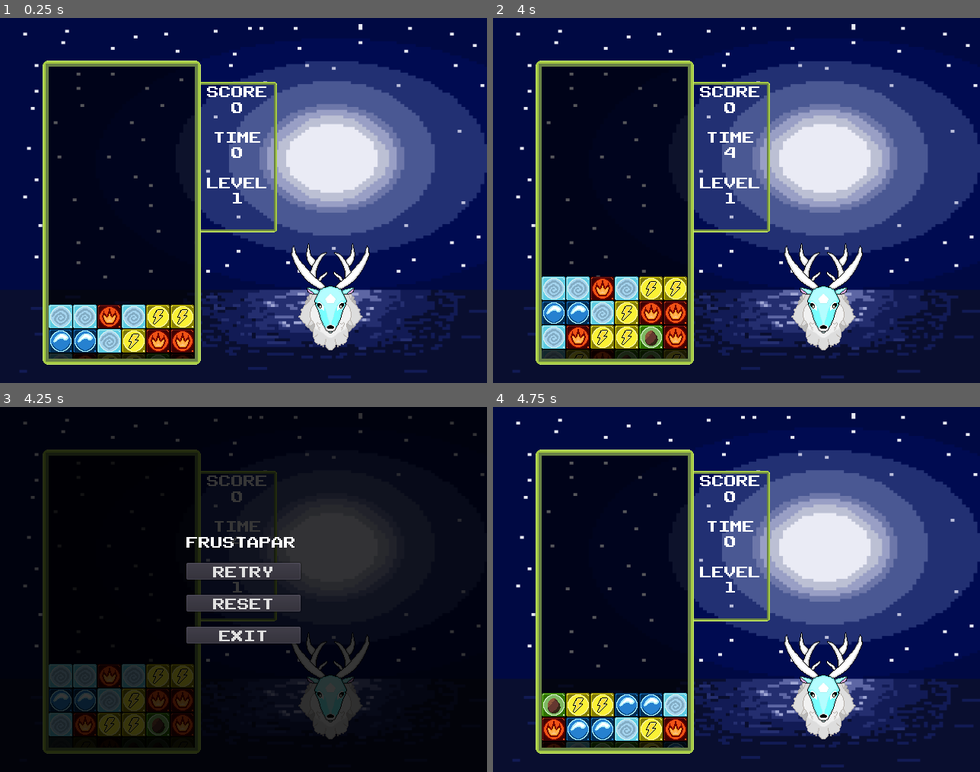
Above: before the commit, frames 1-4 (two rows, left to right).
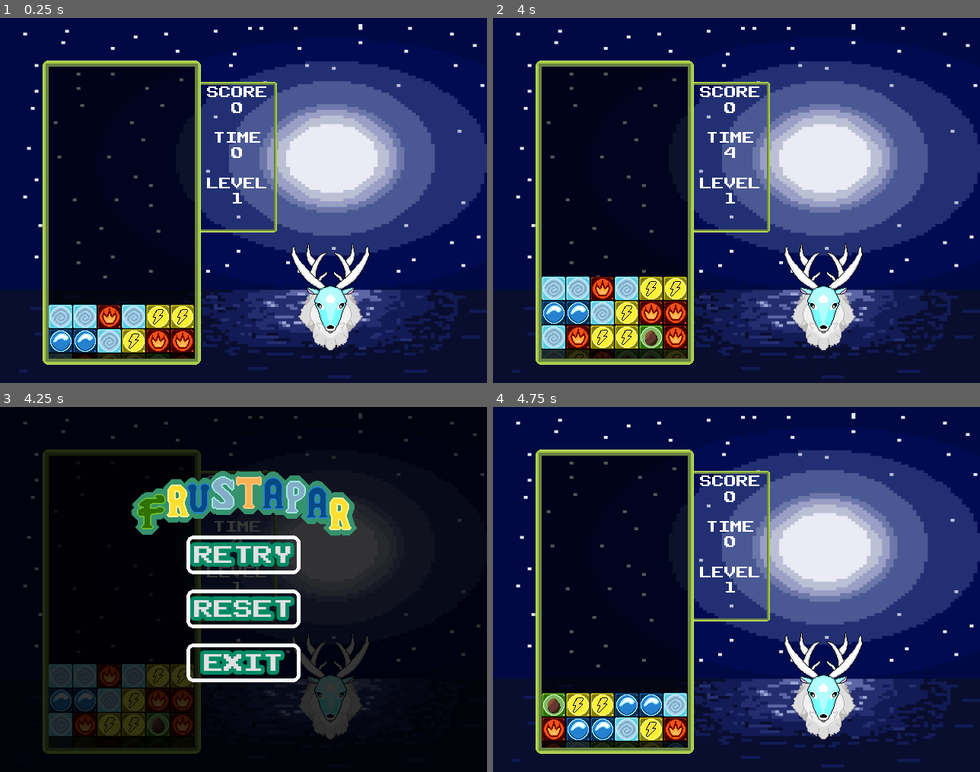
Above: after the commit, the same moments.

Repository: SomersetBlake/Frustapar
Game: Godot game, scene res://Game.tscn
Same seed, same stepped clock (60 frames per second), same inputs: the game is played once before the commit and once after it.
Inputs (mouse positions are in pixels of both pictures, inside the frame that each line leads up to):
- Up to frame 1 (0.25 s): no input
- Up to frame 2 (4 s): move the mouse to (843, 182) at 0.52 s; click (843, 182) at 0.67 s; move the mouse to (639, 218) at 1.27 s; click (639, 218) at 1.42 s; move the mouse to (785, 120) at 2.02 s; click (785, 120) at 2.17 s; move the mouse to (712, 273) at 2.77 s; click (712, 273) at 2.92 s; move the mouse to (882, 255) at 3.52 s; click (882, 255) at 3.67 s
- Up to frame 3 (4.25 s): tap Escape (pause) at 4.15 s
- Up to frame 4 (4.75 s): click "RETRY" at 4.25 s

Frames 1-2 are identical in both runs. In frame 3, 12% of the frame differs, in the area x 27-74%, y 17-76%; in frame 4, nothing differs.

Commit message:
Added pause and menu

Diff:
--- /dev/null
+++ b/FrustaparGame/Assets/MainScreenFontTheme.tres
@@ -0,0 +1,77 @@
+[gd_resource type="Theme" load_steps=7 format=2]
+
+[ext_resource path="res://Assets/PublicPixel-0W5Kv.ttf" type="DynamicFontData" id=1]
+
+[sub_resource type="StyleBoxFlat" id=11]
+bg_color = Color( 0, 0.470588, 0.141176, 0.584314 )
+draw_center = false
+border_width_left = 5
+border_width_top = 5
+border_width_right = 5
+border_width_bottom = 5
+border_color = Color( 1, 1, 1, 1 )
+corner_radius_top_left = 10
+corner_radius_top_right = 10
+corner_radius_bottom_right = 10
+corner_radius_bottom_left = 10
+anti_aliasing = false
+
+[sub_resource type="StyleBoxFlat" id=14]
+bg_color = Color( 0.0117647, 0.498039, 0.290196, 1 )
+border_width_left = 5
+border_width_top = 5
+border_width_right = 5
+border_width_bottom = 5
+border_color = Color( 0.262745, 0.564706, 0.266667, 1 )
+corner_radius_top_left = 10
+corner_radius_top_right = 10
+corner_radius_bottom_right = 10
+corner_radius_bottom_left = 10
+
+[sub_resource type="StyleBoxFlat" id=12]
+bg_color = Color( 0.027451, 0.443137, 0.266667, 0.729412 )
+border_width_left = 5
+border_width_top = 5
+border_width_right = 5
+border_width_bottom = 5
+border_color = Color( 0, 0.368627, 0.00392157, 1 )
+corner_radius_top_left = 10
+corner_radius_top_right = 10
+corner_radius_bottom_right = 10
+corner_radius_bottom_left = 10
+
+[sub_resource type="StyleBoxFlat" id=13]
+bg_color = Color( 0.0470588, 0, 0.470588, 0.584314 )
+draw_center = false
+border_width_left = 5
+border_width_top = 5
+border_width_right = 5
+border_width_bottom = 5
+border_color = Color( 0.0431373, 0.392157, 0.105882, 1 )
+corner_radius_top_left = 10
+corner_radius_top_right = 10
+corner_radius_bottom_right = 10
+corner_radius_bottom_left = 10
+anti_aliasing = false
+
+[sub_resource type="DynamicFont" id=9]
+size = 26
+outline_size = 5
+outline_color = Color( 0.0117647, 0.54902, 0.4, 1 )
+extra_spacing_top = 5
+extra_spacing_bottom = 10
+font_data = ExtResource( 1 )
+
+[resource]
+default_font = SubResource( 9 )
+Button/colors/font_color = Color( 0.88, 0.88, 0.88, 1 )
+Button/colors/font_color_disabled = Color( 0.9, 0.9, 0.9, 0.2 )
+Button/colors/font_color_focus = Color( 0.94, 0.94, 0.94, 1 )
+Button/colors/font_color_hover = Color( 0.94, 0.94, 0.94, 1 )
+Button/colors/font_color_pressed = Color( 1, 1, 1, 1 )
+Button/constants/hseparation = 0
+Button/styles/disabled = SubResource( 11 )
+Button/styles/focus = SubResource( 14 )
+Button/styles/hover = SubResource( 12 )
+Button/styles/normal = SubResource( 11 )
+Button/styles/pressed = SubResource( 13 )
--- a/FrustaparGame/Button.gd
+++ /dev/null
@@ -1,20 +0,0 @@
-extends Button
-
-
-# Declare member variables here. Examples:
-# var a: int = 2
-# var b: String = "text"
-
-
-# Called when the node enters the scene tree for the first time.
-func _ready() -> void:
-	pass # Replace with function body.
-
-
-# Called every frame. 'delta' is the elapsed time since the previous frame.
-#func _process(delta: float) -> void:
-#	pass
-
-
-func _on_Button_button_down() -> void:
-	Global.speed = 0
--- a/FrustaparGame/Clock.gd
+++ b/FrustaparGame/Clock.gd
@@ -1,19 +1,6 @@
 extends Label
 
-
-#onready var _timer = get_node("Timer")
-#
-#
-## Called when the node enters the scene tree for the first time.
-#func _ready() -> void:
-#	_timer.set_wait_time(0.25)
-#	_timer.set_one_shot(false)
-#	_timer.start()
 
 func _process(_delta: float) -> void:
 	if(fmod(Global.passedTime, 1) == 0):
 		self.text = String(Global.passedTime)
-
-
-#func _on_Timer_timeout() -> void:
-#	Global.passedTime += 0.25
--- a/FrustaparGame/Game.tscn
+++ b/FrustaparGame/Game.tscn
@@ -49,14 +49,6 @@
 
 [node name="Pause" parent="CanvasLayer2" instance=ExtResource( 15 )]
 
-[node name="PrototypeLayer" type="CanvasLayer" parent="."]
-layer = -100
-
-[node name="ColorRect" type="ColorRect" parent="PrototypeLayer"]
-anchor_right = 1.0
-anchor_bottom = 1.0
-color = Color( 0.152941, 0.156863, 0.345098, 1 )
-
 [node name="Grid" type="Node2D" parent="." groups=["Grid"]]
 position = Vector2( 64, 448 )
 script = ExtResource( 1 )
@@ -64,13 +56,13 @@
 [node name="CanvasLayer" type="CanvasLayer" parent="."]
 layer = -10
 
-[node name="FirstBackground23_07" type="Sprite" parent="CanvasLayer"]
+[node name="Background" type="Sprite" parent="CanvasLayer"]
 material = SubResource( 1 )
 position = Vector2( 320.5, 240.5 )
 scale = Vector2( 5.00781, 3.75781 )
 texture = ExtResource( 6 )
 
-[node name="ColorRect" type="ColorRect" parent="CanvasLayer"]
+[node name="GridBackground" type="ColorRect" parent="CanvasLayer"]
 margin_left = 64.0
 margin_top = 64.0
 margin_right = 256.0
--- a/FrustaparGame/GridMain.gd
+++ b/FrustaparGame/GridMain.gd
@@ -10,6 +10,7 @@
 
 func _ready():
 	Global.parent_node = self
+	Global.speed = Global.levelSpeed[Global.selectedLevel - 1]
 	position.y = Global.start_pos
 	grid_creator.create()
 	_timer = Timer.new()
@@ -54,6 +55,7 @@
 	repair_black_boxes()
 	grid_end.low_pieces()
 	grid_end.end_game()
+	print(Global.speed)
 
 
 func destroy_line():
@@ -73,6 +75,7 @@
 
 
 func create_line():
+	Global.start_pos = Global.start_pos - Global.size
 	Global.added_rows += 1
 	for x in Global.width:
 		var previous = Global.pieces_table[x][0]
--- /dev/null
+++ b/FrustaparGame/Scenes/MainScene.tscn
@@ -0,0 +1,114 @@
+[gd_scene load_steps=13 format=2]
+
+[ext_resource path="res://ScalingShader.gdshader" type="Shader" id=1]
+[ext_resource path="res://Assets/BackgroundMountainSimple.png" type="Texture" id=2]
+[ext_resource path="res://Assets/MainScreenFontTheme.tres" type="Theme" id=3]
+[ext_resource path="res://Assets/Borders/Elements_Border_Bottom.png" type="Texture" id=4]
+[ext_resource path="res://Assets/Borders/Elements_Border_Right.png" type="Texture" id=5]
+[ext_resource path="res://Assets/Borders/Elements_Border_Left.png" type="Texture" id=6]
+[ext_resource path="res://Assets/Borders/Elements_Border_top.png" type="Texture" id=7]
+[ext_resource path="res://Assets/FRUSTAPAR_TITLE_3.png" type="Texture" id=8]
+[ext_resource path="res://Scripts/TitleScreen.gd" type="Script" id=9]
+
+[sub_resource type="ShaderMaterial" id=1]
+shader = ExtResource( 1 )
+
+[sub_resource type="ShaderMaterial" id=3]
+shader = ExtResource( 1 )
+
+[sub_resource type="ShaderMaterial" id=4]
+shader = ExtResource( 1 )
+
+[node name="TitleScreen" type="Node2D"]
+
+[node name="Control" type="Control" parent="."]
+anchor_left = 0.5
+anchor_top = 0.5
+anchor_right = 0.5
+anchor_bottom = 0.5
+script = ExtResource( 9 )
+
+[node name="TextureRect" type="TextureRect" parent="Control"]
+modulate = Color( 0.968627, 0.988235, 0.654902, 1 )
+material = SubResource( 1 )
+anchor_right = 1.0
+anchor_bottom = 1.0
+margin_left = -1.0
+margin_right = 643.0
+margin_bottom = 481.0
+texture = ExtResource( 2 )
+expand = true
+
+[node name="ColorRect" type="ColorRect" parent="Control"]
+anchor_left = 0.5
+anchor_top = 0.5
+anchor_right = 0.5
+anchor_bottom = 0.5
+margin_left = 177.0
+margin_top = 167.0
+margin_right = 465.0
+margin_bottom = 434.0
+color = Color( 0.486275, 0.847059, 0.243137, 0.560784 )
+
+[node name="ElementsBorderBottom" type="Sprite" parent="Control/ColorRect"]
+position = Vector2( 144, 273 )
+scale = Vector2( 1.5, 1.5 )
+texture = ExtResource( 4 )
+
+[node name="ElementsBorderRight" type="Sprite" parent="Control/ColorRect"]
+material = SubResource( 3 )
+position = Vector2( 294, 133.082 )
+scale = Vector2( 1.5, 0.697488 )
+texture = ExtResource( 5 )
+
+[node name="ElementsBorderLeft" type="Sprite" parent="Control/ColorRect"]
+position = Vector2( -6, 133.477 )
+scale = Vector2( 1.5, 0.695431 )
+texture = ExtResource( 6 )
+
+[node name="ElementsBorderTop" type="Sprite" parent="Control/ColorRect"]
+position = Vector2( 144, -6 )
+scale = Vector2( 1.5, 1.5 )
+texture = ExtResource( 7 )
+
+[node name="VBoxContainer" type="VBoxContainer" parent="Control"]
+anchor_left = 0.5
+anchor_top = 0.5
+anchor_right = 0.5
+anchor_bottom = 0.5
+margin_left = 181.0
+margin_top = 185.341
+margin_right = 461.0
+margin_bottom = 416.341
+size_flags_vertical = 2
+size_flags_stretch_ratio = 1.16
+theme = ExtResource( 3 )
+custom_constants/separation = 26
+alignment = 1
+
+[node name="PlayButton" type="Button" parent="Control/VBoxContainer"]
+margin_top = 13.0
+margin_right = 280.0
+margin_bottom = 64.0
+text = "PLAY"
+
+[node name="SettingsButton" type="Button" parent="Control/VBoxContainer"]
+margin_top = 90.0
+margin_right = 280.0
+margin_bottom = 141.0
+text = "SETTINGS"
+
+[node name="QuitGame" type="Button" parent="Control/VBoxContainer"]
+margin_top = 167.0
+margin_right = 280.0
+margin_bottom = 218.0
+text = "EXIT"
+
+[node name="FrustaparTitle3" type="Sprite" parent="Control"]
+material = SubResource( 4 )
+position = Vector2( 317, 93 )
+scale = Vector2( 1.5, 1.5 )
+texture = ExtResource( 8 )
+
+[connection signal="button_up" from="Control/VBoxContainer/PlayButton" to="Control" method="_on_PlayButton_button_up"]
+[connection signal="button_up" from="Control/VBoxContainer/QuitGame" to="Control" method="_on_QuitGame_button_up"]
--- a/FrustaparGame/Scenes/Pause.tscn
+++ b/FrustaparGame/Scenes/Pause.tscn
@@ -1,9 +1,14 @@
-[gd_scene load_steps=5 format=2]
+[gd_scene load_steps=8 format=2]
 
-[ext_resource path="res://Assets/FontTheme.tres" type="Theme" id=1]
+[ext_resource path="res://ScalingShader.gdshader" type="Shader" id=1]
 [ext_resource path="res://Scripts/RetryButton.gd" type="Script" id=2]
 [ext_resource path="res://Scripts/Pause.gd" type="Script" id=3]
 [ext_resource path="res://Scripts/ResetButton.gd" type="Script" id=4]
+[ext_resource path="res://Assets/FRUSTAPAR_TITLE_3.png" type="Texture" id=5]
+[ext_resource path="res://Assets/MainScreenFontTheme.tres" type="Theme" id=6]
+
+[sub_resource type="ShaderMaterial" id=1]
+shader = ExtResource( 1 )
 
 [node name="Pause" type="Control"]
 pause_mode = 2
@@ -29,33 +34,33 @@
 margin_top = -71.0
 margin_right = 75.0
 margin_bottom = 71.0
-theme = ExtResource( 1 )
+theme = ExtResource( 6 )
 custom_constants/separation = 20
 
-[node name="Title" type="Label" parent="PauseScreen/Container"]
+[node name="RetryButton" type="Button" parent="PauseScreen/Container"]
 margin_right = 150.0
-margin_bottom = 16.0
-text = "FRUSTAPAR"
-
-[node name="RetryButton" type="Button" parent="PauseScreen/Container"]
-margin_top = 36.0
-margin_right = 150.0
-margin_bottom = 58.0
+margin_bottom = 51.0
 text = "RETRY"
 script = ExtResource( 2 )
 
 [node name="ResetButton" type="Button" parent="PauseScreen/Container"]
-margin_top = 78.0
+margin_top = 71.0
 margin_right = 150.0
-margin_bottom = 100.0
+margin_bottom = 122.0
 text = "RESET"
 script = ExtResource( 4 )
 
 [node name="ExitButton" type="Button" parent="PauseScreen/Container"]
-margin_top = 120.0
+margin_top = 142.0
 margin_right = 150.0
-margin_bottom = 142.0
+margin_bottom = 193.0
 text = "EXIT"
+
+[node name="FrustaparTitle3" type="Sprite" parent="PauseScreen"]
+material = SubResource( 1 )
+position = Vector2( 321, 127 )
+texture = ExtResource( 5 )
 
 [connection signal="button_up" from="PauseScreen/Container/RetryButton" to="PauseScreen/Container/RetryButton" method="_on_RetryButton_button_up"]
 [connection signal="button_up" from="PauseScreen/Container/ResetButton" to="PauseScreen/Container/ResetButton" method="_on_ResetButton_button_up"]
+[connection signal="button_up" from="PauseScreen/Container/ExitButton" to="." method="_on_ExitButton_button_up"]
--- /dev/null
+++ b/FrustaparGame/Scenes/PlaySettings.tscn
@@ -0,0 +1,177 @@
+[gd_scene load_steps=15 format=2]
+
+[ext_resource path="res://ScalingShader.gdshader" type="Shader" id=1]
+[ext_resource path="res://Assets/Borders/Elements_Border_Right.png" type="Texture" id=2]
+[ext_resource path="res://Assets/Borders/Elements_Border_top.png" type="Texture" id=3]
+[ext_resource path="res://Assets/Borders/Elements_Border_Bottom.png" type="Texture" id=4]
+[ext_resource path="res://Assets/Borders/Elements_Border_Left.png" type="Texture" id=5]
+[ext_resource path="res://Assets/FRUSTAPAR_TITLE_3.png" type="Texture" id=6]
+[ext_resource path="res://Assets/MainScreenFontTheme.tres" type="Theme" id=7]
+[ext_resource path="res://Assets/BackgroundMountainSimple.png" type="Texture" id=8]
+[ext_resource path="res://Scripts/LevelSelectButton.gd" type="Script" id=9]
+[ext_resource path="res://Scripts/PlaySettings.gd" type="Script" id=10]
+[ext_resource path="res://Scripts/StartGameSettings.gd" type="Script" id=11]
+
+[sub_resource type="ShaderMaterial" id=2]
+shader = ExtResource( 1 )
+
+[sub_resource type="ShaderMaterial" id=4]
+shader = ExtResource( 1 )
+
+[sub_resource type="ShaderMaterial" id=3]
+shader = ExtResource( 1 )
+
+[node name="PlaySettings" type="Node2D"]
+script = ExtResource( 10 )
+
+[node name="Control" type="Control" parent="."]
+anchor_left = 0.5
+anchor_top = 0.5
+anchor_right = 0.5
+anchor_bottom = 0.5
+script = ExtResource( 11 )
+
+[node name="TextureRect" type="TextureRect" parent="Control"]
+modulate = Color( 0.968627, 0.988235, 0.654902, 1 )
+material = SubResource( 2 )
+anchor_right = 1.0
+anchor_bottom = 1.0
+margin_left = -1.0
+margin_right = 643.0
+margin_bottom = 481.0
+texture = ExtResource( 8 )
+expand = true
+
+[node name="FrustaparTitle3" type="Sprite" parent="Control"]
+material = SubResource( 4 )
+position = Vector2( 317, 93 )
+scale = Vector2( 1.5, 1.5 )
+texture = ExtResource( 6 )
+
+[node name="Border" type="ColorRect" parent="Control"]
+anchor_left = 0.5
+anchor_top = 0.5
+anchor_right = 0.5
+anchor_bottom = 0.5
+margin_left = 185.0
+margin_top = 170.0
+margin_right = 473.0
+margin_bottom = 437.0
+color = Color( 0.486275, 0.847059, 0.243137, 0.560784 )
+
+[node name="ElementsBorderBottom" type="Sprite" parent="Control/Border"]
+position = Vector2( 144, 273 )
+scale = Vector2( 1.5, 1.5 )
+texture = ExtResource( 4 )
+
+[node name="ElementsBorderRight" type="Sprite" parent="Control/Border"]
+material = SubResource( 3 )
+position = Vector2( 294, 133.082 )
+scale = Vector2( 1.5, 0.697488 )
+texture = ExtResource( 2 )
+
+[node name="ElementsBorderLeft" type="Sprite" parent="Control/Border"]
+position = Vector2( -6, 133.477 )
+scale = Vector2( 1.5, 0.695431 )
+texture = ExtResource( 5 )
+
+[node name="ElementsBorderTop" type="Sprite" parent="Control/Border"]
+position = Vector2( 144, -6 )
+scale = Vector2( 1.5, 1.5 )
+texture = ExtResource( 3 )
+
+[node name="VBoxContainer" type="VBoxContainer" parent="Control/Border"]
+anchor_left = 0.5
+anchor_top = 0.5
+anchor_right = 0.5
+anchor_bottom = 0.5
+margin_left = -140.0
+margin_top = -115.5
+margin_right = 140.0
+margin_bottom = 115.5
+size_flags_vertical = 2
+size_flags_stretch_ratio = 1.16
+theme = ExtResource( 7 )
+custom_constants/separation = 26
+alignment = 1
+
+[node name="LevelSelect" type="Button" parent="Control/Border/VBoxContainer"]
+margin_top = 51.0
+margin_right = 280.0
+margin_bottom = 102.0
+text = "LEVEL"
+script = ExtResource( 9 )
+
+[node name="BackButton" type="Button" parent="Control/Border/VBoxContainer"]
+margin_top = 128.0
+margin_right = 280.0
+margin_bottom = 179.0
+text = "BACK"
+
+[node name="Level" type="ColorRect" parent="Control"]
+visible = false
+anchor_left = 0.5
+anchor_top = 0.5
+anchor_right = 0.5
+anchor_bottom = 0.5
+margin_left = 181.0
+margin_top = 153.0
+margin_right = 469.0
+margin_bottom = 420.0
+rect_scale = Vector2( 1e-05, 1e-05 )
+rect_pivot_offset = Vector2( 150, 150 )
+color = Color( 0.486275, 0.847059, 0.243137, 0.560784 )
+
+[node name="ElementsBorderBottom" type="Sprite" parent="Control/Level"]
+position = Vector2( 144, 273 )
+scale = Vector2( 1.5, 1.5 )
+texture = ExtResource( 4 )
+
+[node name="ElementsBorderRight" type="Sprite" parent="Control/Level"]
+material = SubResource( 3 )
+position = Vector2( 294, 133.082 )
+scale = Vector2( 1.5, 0.697488 )
+texture = ExtResource( 2 )
+
+[node name="ElementsBorderLeft" type="Sprite" parent="Control/Level"]
+position = Vector2( -6, 133.477 )
+scale = Vector2( 1.5, 0.695431 )
+texture = ExtResource( 5 )
+
+[node name="ElementsBorderTop" type="Sprite" parent="Control/Level"]
+position = Vector2( 144, -6 )
+scale = Vector2( 1.5, 1.5 )
+texture = ExtResource( 3 )
+
+[node name="VBoxContainer" type="VBoxContainer" parent="Control/Level"]
+anchor_left = 0.5
+anchor_top = 0.5
+anchor_right = 0.5
+anchor_bottom = 0.5
+margin_left = -140.0
+margin_top = -115.5
+margin_right = 140.0
+margin_bottom = 115.5
+size_flags_vertical = 2
+size_flags_stretch_ratio = 1.16
+theme = ExtResource( 7 )
+custom_constants/separation = 26
+alignment = 1
+
+[node name="SelectLevel" type="OptionButton" parent="Control/Level/VBoxContainer"]
+margin_top = 51.0
+margin_right = 280.0
+margin_bottom = 102.0
+theme = ExtResource( 7 )
+text = "LEVEL 1"
+
+[node name="PLAY" type="Button" parent="Control/Level/VBoxContainer"]
+margin_top = 128.0
+margin_right = 280.0
+margin_bottom = 179.0
+text = "PLAY"
+
+[connection signal="button_up" from="Control/Border/VBoxContainer/LevelSelect" to="Control/Border/VBoxContainer/LevelSelect" method="_on_LevelSelect_button_up"]
+[connection signal="button_up" from="Control/Border/VBoxContainer/BackButton" to="Control" method="_on_BackButton_button_up"]
+[connection signal="item_selected" from="Control/Level/VBoxContainer/SelectLevel" to="." method="_on_SelectLevel_item_selected"]
+[connection signal="button_up" from="Control/Level/VBoxContainer/PLAY" to="Control" method="_on_PLAY_button_up"]
--- a/FrustaparGame/Scripts/Create_Grid.gd
+++ b/FrustaparGame/Scripts/Create_Grid.gd
@@ -5,7 +5,6 @@
 
 func create():
 	matching_node = preload('res://Scripts/Matching.gd').new()
-	print("SomethingWorks")
 	randomize()
 	Global.pieces_table = create_array()
 	create_grid()
@@ -62,8 +61,3 @@
 			return false
 	else:
 		return false
-
-func write_something(pos: Vector2) -> Vector2:
-	print("Somethinhg")
-	print(pos.x)
-	return pos
--- a/FrustaparGame/Scripts/EndGame.gd
+++ b/FrustaparGame/Scripts/EndGame.gd
@@ -18,11 +18,11 @@
 
 			elif(win_line_node != Node2D):
 				if (Global.pieces_table[x][Global.height - 1].global_position.y >= win_line_node.rect_global_position.y):
-					Global.levelSpeed += 5
-					Global.speed = Global.levelSpeed
+
 		#			Global.gameEnded = true
 					Global.level += 1
 					Global.last_row = Global.added_rows + 2
+					Global.speed = Global.levelSpeed[Global.level - 1]
 					change_level()
 					win_line_node = Node2D
 
--- /dev/null
+++ b/FrustaparGame/Scripts/LevelSelectButton.gd
@@ -0,0 +1,12 @@
+extends Button
+
+
+
+func _on_LevelSelect_button_up():
+	var LevelSelect = get_node("../../../Level/")
+	var border = get_node("../../")
+	var tween := create_tween().set_trans(Tween.TRANS_BACK).set_ease(Tween.EASE_OUT)
+	tween.tween_property(border, "rect_position", Vector2(25,border.rect_position.y), 0.5 )
+	tween.parallel().tween_property(border, "rect_scale", Vector2(0.5,0.5), 0.5 )
+	LevelSelect.visible = true
+	tween.parallel().tween_property(LevelSelect, "rect_scale", Vector2(0.75,0.75), 0.75 )
--- a/FrustaparGame/Scripts/LevelText.gd
+++ b/FrustaparGame/Scripts/LevelText.gd
@@ -2,6 +2,7 @@
 
 
 func _ready() -> void:
+	Global.level = Global.selectedLevel
 	self.text = String(Global.level)
 
 func changeLevel():
--- a/FrustaparGame/Scripts/Matching.gd
+++ b/FrustaparGame/Scripts/Matching.gd
@@ -137,17 +137,16 @@
 		Global.stopped = true
 		Global.speed = 0
 		Global.waitTime = Global.passedTime + 4
-		print(Global.waitTime)
 		var glass = preload("res://Pieces/Hourglass.tscn").instance()
 		if(Global.exist_glass == false):
 			Global.parent_node.get_parent().add_child(glass)
 			glass.global_position = Vector2(348,305)
 			Global.exist_glass = true
 		yield(Global.parent_node.get_tree().create_timer(4),"timeout")
-		if(Global.stopped):
+		if(Global.stopped && is_instance_valid(glass)):
 			glass.queue_free()
 		Global.exist_glass = false
-		Global.speed = Global.levelSpeed
+		Global.speed = Global.levelSpeed[Global.level - 1]
 		Global.stopped = false
 
 
@@ -175,9 +174,10 @@
 func make_matchable():
 	for x in Global.width:
 		for y in Global.height:
-			if(typeof(Global.pieces_table[x][y]) == TYPE_OBJECT && Global.pieces_table[x][y] != null
-			&& Global.pieces_table[x][y].modulate != Color(0.2,0.2,0.2,1)):
-				Global.pieces_table[x][y].matchable = true
+			if(typeof(Global.pieces_table[x][y]) == TYPE_OBJECT && Global.pieces_table[x][y] != null &&
+			is_instance_valid(Global.pieces_table[x][y])):
+				if Global.pieces_table[x][y].modulate != Color(0.2,0.2,0.2,1):
+					Global.pieces_table[x][y].matchable = true
 
 
 #Changes pieces to empty pieces
--- a/FrustaparGame/Scripts/Movement.gd
+++ b/FrustaparGame/Scripts/Movement.gd
@@ -111,7 +111,8 @@
 
 func make_movable_down(x,y,t):
 	yield(Global.parent_node.get_tree().create_timer(t),"timeout")
-	Global.pieces_table[x][y].movable_down = true
+	if(is_instance_valid(Global.pieces_table[x][y])):
+		Global.pieces_table[x][y].movable_down = true
 
 func make_matchable():
 	var matching_node = preload('res://Scripts/Matching.gd').new()
--- a/FrustaparGame/Scripts/Pause.gd
+++ b/FrustaparGame/Scripts/Pause.gd
@@ -16,3 +16,22 @@
 	paused = value
 	scene_tree.paused = value
 	pause_screen.visible = value
+
+
+func _on_ExitButton_button_up():
+	var ev = InputEventAction.new()
+	ev.action = "pause"
+	ev.pressed = true
+	Input.parse_input_event(ev)
+	reset_variables()
+	get_tree().change_scene("res://Scenes/MainScene.tscn")
+
+
+func reset_variables():
+	Global.score = 0
+	Global.speed = Global.levelSpeed[Global.selectedLevel - 1]
+	Global.stopped = false
+	Global.passedTime = 0
+	Global.waitTime = 0
+	Global.level = 1
+	Global.gameEnded = false
--- /dev/null
+++ b/FrustaparGame/Scripts/PlaySettings.gd
@@ -0,0 +1,19 @@
+extends Node2D
+
+
+onready var drop_Down_Menu = $Control/Level/VBoxContainer/SelectLevel
+
+func _ready():
+	add_options()
+
+
+func add_options():
+	drop_Down_Menu.add_item("LEVEL 1");
+	drop_Down_Menu.add_item("LEVEL 2");
+	drop_Down_Menu.add_item("LEVEL 3");
+	drop_Down_Menu.add_item("LEVEL 4");
+	drop_Down_Menu.add_item("LEVEL 5");
+
+
+func _on_SelectLevel_item_selected(index):
+	Global.selectedLevel = index + 1
--- a/FrustaparGame/Scripts/ResetButton.gd
+++ b/FrustaparGame/Scripts/ResetButton.gd
@@ -1,9 +1,5 @@
 extends Button
 
-
-# Called when the node enters the scene tree for the first time.
-func _ready():
-	pass # Replace with function body.
 
 func _on_ResetButton_button_up():
 	var ev = InputEventAction.new()
--- a/FrustaparGame/Scripts/RetryButton.gd
+++ b/FrustaparGame/Scripts/RetryButton.gd
@@ -3,8 +3,7 @@
 
 func _on_RetryButton_button_up():
 	Global.score = 0
-	Global.speed = Global.levelSpeed
-	Global.levelSpeed = 10
+	Global.speed = Global.levelSpeed[Global.level - 1]
 	Global.stopped = false
 	Global.passedTime = 0
 	Global.waitTime = 0
--- /dev/null
+++ b/FrustaparGame/Scripts/StartGameSettings.gd
@@ -0,0 +1,19 @@
+extends Control
+
+onready var LevelSelect = get_node("Level")
+onready var border = get_node("Border")
+
+
+func _on_BackButton_button_up():
+	if(border.rect_scale != Vector2(1,1)):
+		var tween := create_tween().set_trans(Tween.TRANS_BACK).set_ease(Tween.EASE_IN)
+		tween.tween_property(border, "rect_position", Vector2(185,border.rect_position.y), 0.5 )
+		tween.parallel().tween_property(border, "rect_scale", Vector2(1,1), 0.5 )
+		LevelSelect.visible = false
+		tween.parallel().tween_property(LevelSelect, "rect_scale", Vector2(0,0), 0.75 )
+	else:
+		get_tree().change_scene("res://Scenes/MainScene.tscn")
+
+
+func _on_PLAY_button_up():
+	get_tree().change_scene("res://Game.tscn")
--- /dev/null
+++ b/FrustaparGame/Scripts/TitleScreen.gd
@@ -0,0 +1,9 @@
+extends Control
+
+
+func _on_PlayButton_button_up():
+	get_tree().change_scene("res://Scenes/PlaySettings.tscn")
+
+
+func _on_QuitGame_button_up():
+	get_tree().quit()
--- a/FrustaparGame/global.gd
+++ b/FrustaparGame/global.gd
@@ -1,7 +1,8 @@
 extends Node2D
 
 var speed: = 10
-var levelSpeed = 10
+var levelSpeed = [10,12,14,16,18,20,22,24,26,28,30,32,34,36,38,40,100,120,200,300]
+var selectedLevel = 1
 var child_count = 0
 var width: = 6
 var height: = 14
Binary file added: FrustaparGame/Assets/BackgroundMountainSimple.png
Not shown, added: FrustaparGame/Assets/BackgroundMountainSimple.png.import
Binary file added: FrustaparGame/Assets/FRUSTAPAR_TITLE.png
Not shown, added: FrustaparGame/Assets/FRUSTAPAR_TITLE.png.import
Binary file added: FrustaparGame/Assets/FRUSTAPAR_TITLE2.png
Not shown, added: FrustaparGame/Assets/FRUSTAPAR_TITLE2.png.import
Binary file added: FrustaparGame/Assets/FRUSTAPAR_TITLE_3.png
Not shown, added: FrustaparGame/Assets/FRUSTAPAR_TITLE_3.png.import
Binary file added: FrustaparGame/Assets/FRUSTAPAR_TITLE_WITHOUTBORDER.png
Not shown, added: FrustaparGame/Assets/FRUSTAPAR_TITLE_WITHOUTBORDER.png.import
